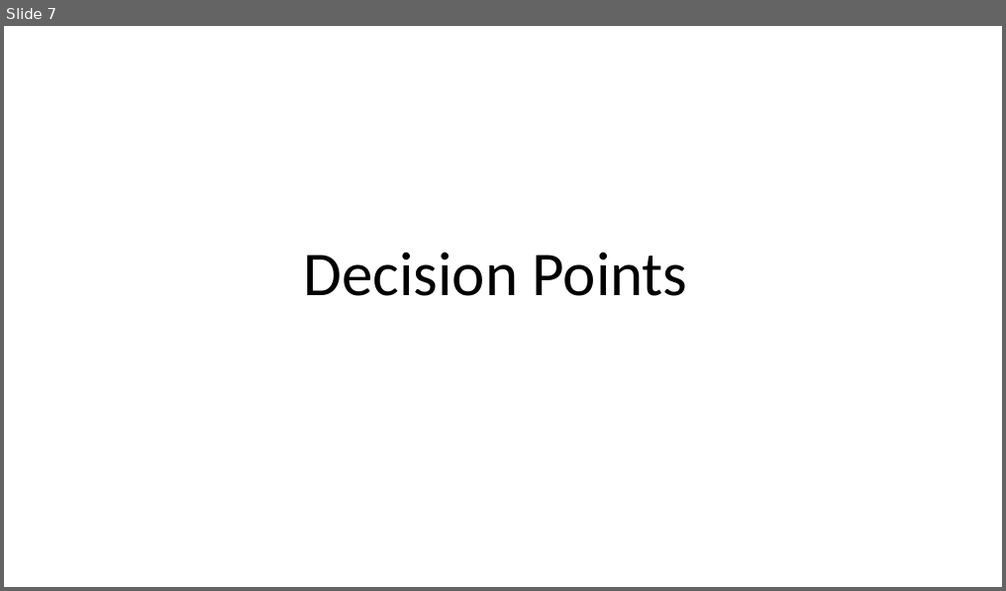
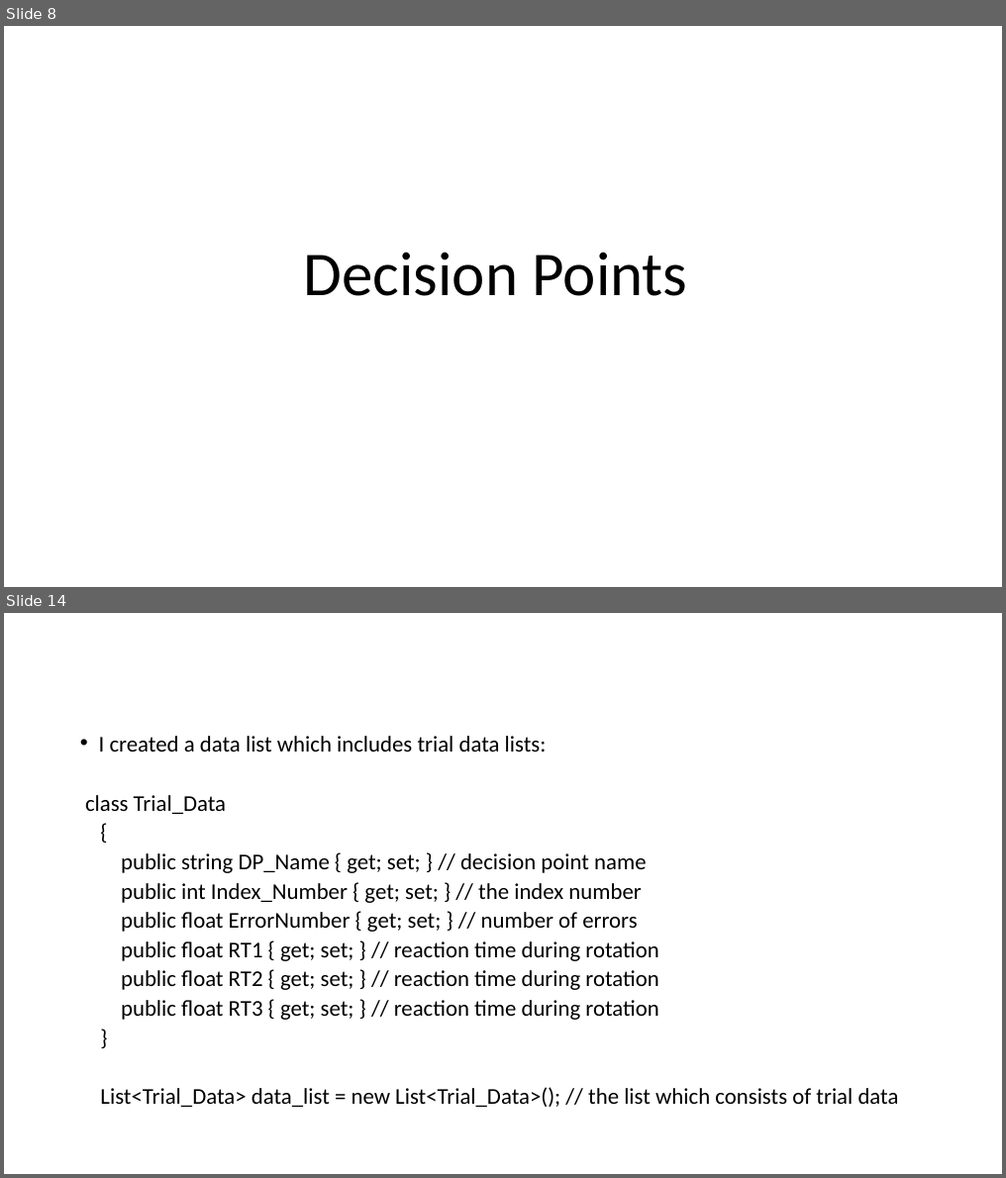
Before and after one commit to haticededetas/Experiment-1, a slide deck: Route_Following/Explanations.pptx. Shown one above the other, each under a label of ours: slide 7 before the commit, slides 8 and 14 after it; the slides between them are not shown. The pictures are 1006x591 and 1006x1178 pixels, drawn with LibreOffice and Linux fonts; fonts in the diff are those of the drawing. Boxes give left, top, right and bottom in pixels: in the first picture for what was removed or moved away, otherwise in the second. Text is boxed around its words. In the diff, an @@ line names an element or a change of style, - is before the commit and + after.

Commit message:
Basic task is ready
-rotates in dec points
-gives a warning if the dec is wrong
-goes to the next target if the answer is correct
-saves all the reaction times and error number

```diff
--- a/Route_Following/Explanations.pptx
+++ b/Route_Following/Explanations.pptx
@@ slide 14 added at [4,613,1002,1174], background #FFFFFF @@
@@ text added at [85,736,899,1107], 21.7 pt, text #000000 @@
+• I created a data list which includes trial data lists:
+class Trial_Data
+{
+public string DP_Name { get; set; } // decision point name
+public int Index_Number { get; set; } // the index number
+public float ErrorNumber { get; set; } // number of errors
+public float RT1 { get; set; } // reaction time during rotation
+public float RT2 { get; set; } // reaction time during rotation
+public float RT3 { get; set; } // reaction time during rotation
+}
+List<Trial_Data> data_list = new List<Trial_Data>(); // the list which consists of trial data
@@ what was slide 7 is now slide 8 @@
```
Also in this commit, not shown: 9 other slides added, 16 other files.
